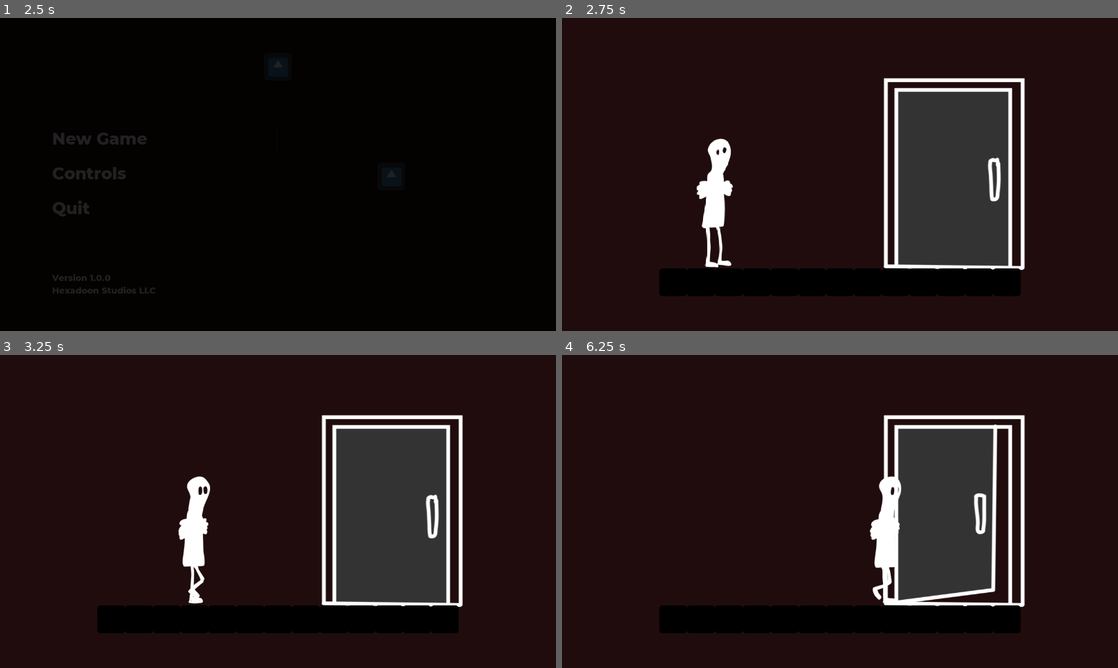
Above: before the commit, frames 1-4 (two rows, left to right).
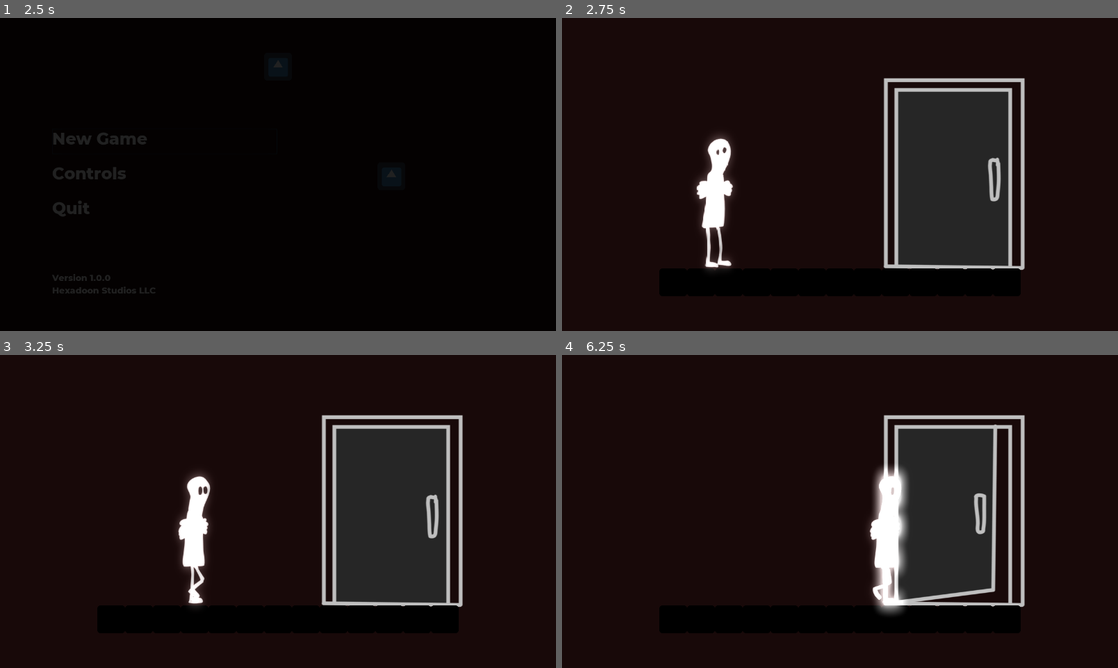
Above: after the commit, the same moments.

Repository: Hexadoon/phobia
Game: Godot game, scene res://title_screen/Title Screen.tscn
The game is run twice, just before and just after one commit, with the same random seed, the same clock (stepped at 60 frames per second) and the same inputs. The engine's default icon, where the game draws it, is replaced by a stand-in: a white triangle on a blue panel in a dark square.
Inputs:
- Up to frame 1 (2.5 s): click "Controls" at 0.5 s; click "Back" at 1.25 s; click "New Game" at 2 s
- Up to frame 2 (2.75 s): no input
- Up to frame 3 (3.25 s): tap Enter (ui_accept) at 2.75, 3.02 s; hold Right (ui_right) from 2.78 s (still down)
- Up to frame 4 (6.25 s): tap Enter (ui_accept) at 3.77, 5.27, 6.02 s; release Right (ui_right) at 4.28 s; hold Left (ui_left) 4.28-5.03 s; hold Right (ui_right) from 5.03 s (still down)

Frame 1 is identical in both runs. In frame 2, 3.2% of the frame differs, in the area x 24-84%, y 19-81%; in frame 3, 3.1%; in frame 4, 4.0%, in the area x 55-84%, y 19-84%.

Commit message:
Added glow

Diff:
--- a/character/World.tscn
+++ b/character/World.tscn
@@ -63,13 +63,31 @@
 [ext_resource path="res://character/images/climb/phobia_lilguy_climb_2.png" type="Texture" id=61]
 [ext_resource path="res://objects/Door.tscn" type="PackedScene" id=62]
 
-[sub_resource type="SpriteFrames" id=1]
+[sub_resource type="CanvasItemMaterial" id=1]
+blend_mode = 1
+
+[sub_resource type="SpriteFrames" id=2]
 animations = [ {
 "frames": [ ExtResource( 22 ), ExtResource( 19 ), ExtResource( 20 ) ],
 "loop": true,
 "name": "Crouch_Idle",
 "speed": 5.0
 }, {
+"frames": [ ExtResource( 36 ), ExtResource( 35 ), ExtResource( 40 ), ExtResource( 41 ), ExtResource( 42 ), ExtResource( 39 ), ExtResource( 38 ), ExtResource( 37 ) ],
+"loop": true,
+"name": "Crouch_Walk",
+"speed": 10.0
+}, {
+"frames": [ ExtResource( 57 ), ExtResource( 56 ), ExtResource( 60 ) ],
+"loop": true,
+"name": "Climb_Transition",
+"speed": 7.0
+}, {
+"frames": [ ExtResource( 18 ), ExtResource( 16 ), ExtResource( 15 ) ],
+"loop": true,
+"name": "Idle_Blinking",
+"speed": 10.0
+}, {
 "frames": [ ExtResource( 6 ), ExtResource( 5 ), ExtResource( 4 ) ],
 "loop": true,
 "name": "Idle",
@@ -109,30 +127,27 @@
 "loop": true,
 "name": "Idle_Looking_Around",
 "speed": 10.0
-}, {
-"frames": [ ExtResource( 36 ), ExtResource( 35 ), ExtResource( 40 ), ExtResource( 41 ), ExtResource( 42 ), ExtResource( 39 ), ExtResource( 38 ), ExtResource( 37 ) ],
-"loop": true,
-"name": "Crouch_Walk",
-"speed": 10.0
-}, {
-"frames": [ ExtResource( 57 ), ExtResource( 56 ), ExtResource( 60 ) ],
-"loop": true,
-"name": "Climb_Transition",
-"speed": 7.0
-}, {
-"frames": [ ExtResource( 18 ), ExtResource( 16 ), ExtResource( 15 ) ],
-"loop": true,
-"name": "Idle_Blinking",
-"speed": 10.0
 } ]
 
-[sub_resource type="RectangleShape2D" id=2]
+[sub_resource type="RectangleShape2D" id=3]
 extents = Vector2( 50, 150 )
 
 [sub_resource type="RectangleShape2D" id=4]
 extents = Vector2( 52, 150.171 )
 
-[sub_resource type="RectangleShape2D" id=3]
+[sub_resource type="Environment" id=5]
+background_mode = 4
+background_energy = 0.47
+glow_enabled = true
+glow_levels/1 = true
+glow_levels/2 = true
+glow_levels/5 = false
+glow_blend_mode = 0
+glow_bicubic_upscale = true
+adjustment_enabled = true
+adjustment_brightness = 0.75
+
+[sub_resource type="RectangleShape2D" id=6]
 extents = Vector2( 32, 32 )
 
 [node name="World" type="Node"]
@@ -148,13 +163,13 @@
 }
 
 [node name="Sprite" type="AnimatedSprite" parent="Player"]
-frames = SubResource( 1 )
-animation = "Pick_Up"
-frame = 2
+material = SubResource( 1 )
+frames = SubResource( 2 )
+animation = "Idle"
 
 [node name="CollisionShape2D" type="CollisionShape2D" parent="Player"]
 position = Vector2( 12, 40 )
-shape = SubResource( 2 )
+shape = SubResource( 3 )
 
 [node name="Area2D" type="Area2D" parent="Player"]
 
@@ -162,6 +177,9 @@
 position = Vector2( 12, 40 )
 shape = SubResource( 4 )
 
+[node name="WorldEnvironment" type="WorldEnvironment" parent="Player"]
+environment = SubResource( 5 )
+
 [node name="Floors" type="Node" parent="."]
 
 [node name="Floor" type="StaticBody2D" parent="Floors"]
Not shown: 14 places in character/World.tscn that only renumber resources
